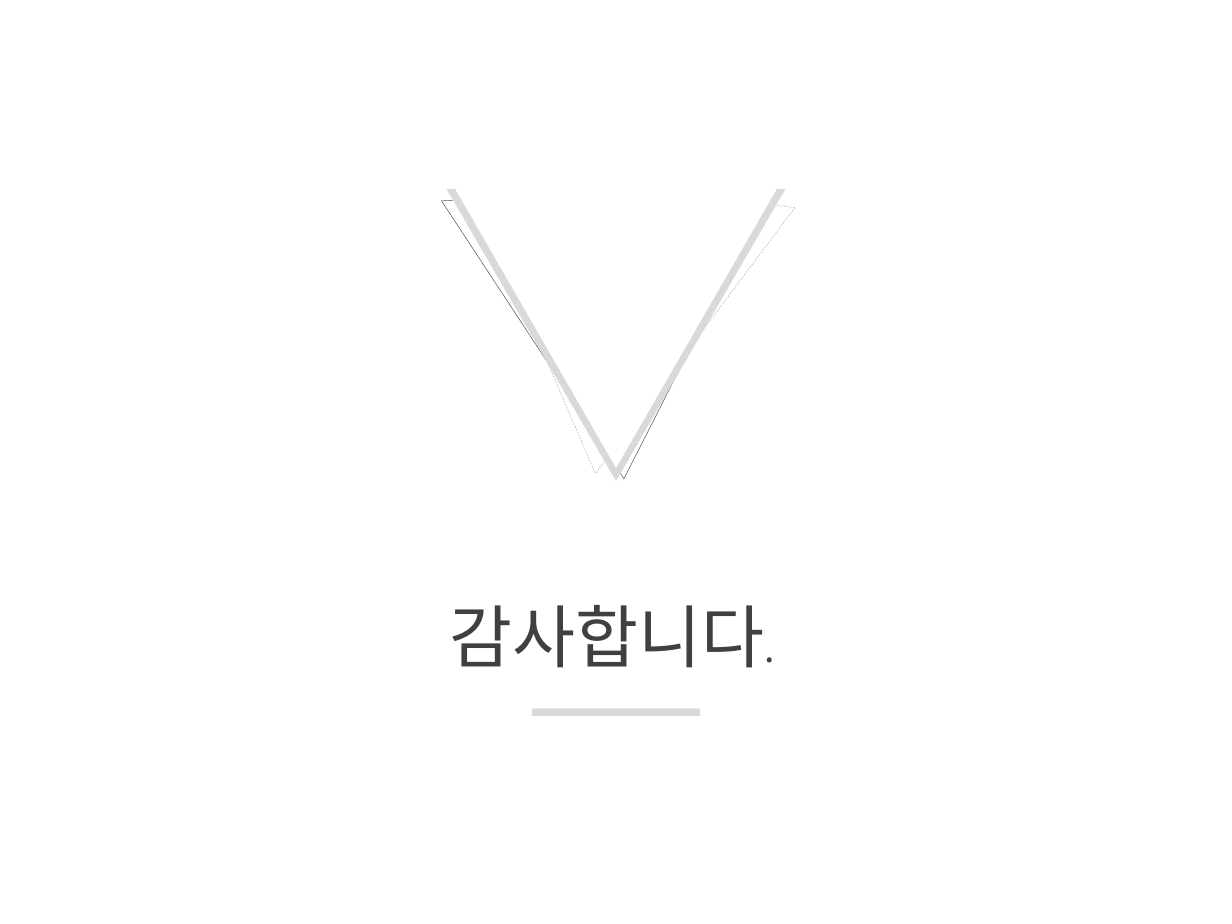
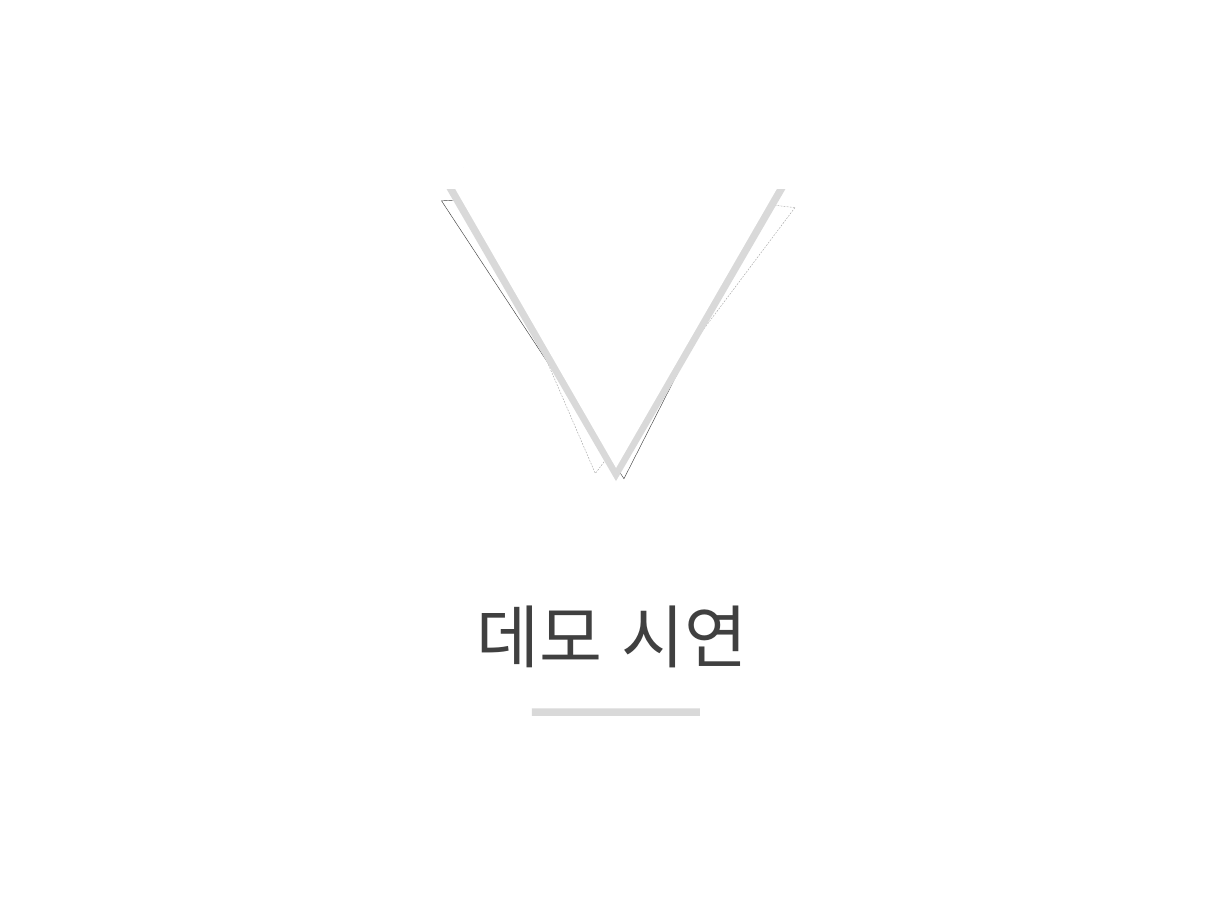
Before and after one commit to youjinmyoung/ScriptProject, a slide deck: slide 8 of 스크립트 기획발표.pptx. Drawn at 1232x924 pixels with LibreOffice and Linux fonts; fonts in the diff are those of the drawing. Boxes give left, top, right and bottom in pixels: in the first picture for what was removed or moved away, otherwise in the second. Text is boxed around its words. In the diff, an @@ line names an element or a change of style, - is before the commit and + after.

```diff
--- a/스크립트 기획발표.pptx
+++ b/스크립트 기획발표.pptx
@@ text at [477,605,748,668]: text changed @@
-감사합니다.
+데모 시연
```
Also in this commit, not shown: 3 other slides changed, 1 slide added, 1 slide removed, 1 other file.
